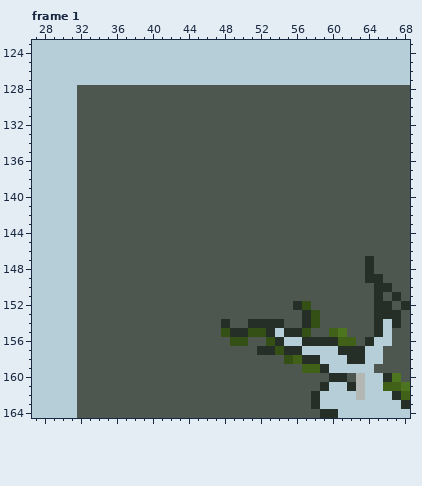
One commit to this pixel-art file: environments/dev/rainforest-meadow.aseprite. Above is the file before it was changed.
640x360 pixels, 8 frames. Shown: frame 1: x 27..68, y 123..164. The commit also changed other frames or places, which this record leaves out.
The result:
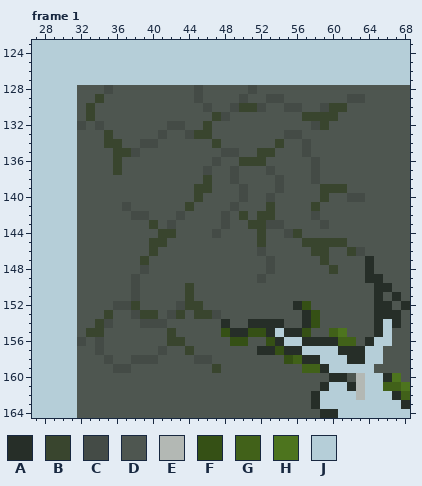
Palette (. is transparent): A #262e28  B #39452e  C #444b46  D #4e5650  E #b3b8b4  F #355015  G #416119  H #4d741e  J #b5ced8
Difference:
Frame 1, layers "moss Copy", "rocky tileset":
The edit turns colour D into colour B in row 129 at x 34; in row 130 at x 33, 50 to 51 and 60 to 61; in row 131 at x 33, 47 and 57 to 60; in row 132 at x 46 and 59; in row 133 at x 35 and 45 to 46; in row 134 at x 35 to 36, 47 and 54.
The edit turns colour D into colour B in row 135 at x 36 to 37 and 52 to 53; in row 136 at x 36 and 50 to 52; in row 137 at x 36; in row 138 at x 46; in row 139 at x 45 to 46 and 59 to 61; in row 140 at x 45 and 59.
The edit turns colour D into colour B in row 141 at x 44, 53 and 58; in row 142 at x 50 and 52 to 53; in row 143 at x 40 and 51 to 52; in row 144 at x 41 to 42, 52 and 56; in row 145 at x 40 to 41, 52 and 57 to 61; in row 146 at x 40, 58 to 59 and 62.
The edit turns colour D into colour B in row 147 at x 39 and 59; in row 148 at x 60; in rows 150 to 151 at x 44; in row 152 at x 38 and 44 to 45; in row 153 at x 35, 39 to 40, 43 and 45 to 46; in row 154 at x 34.
The edit turns colour D into colour B in row 155 at x 33 to 34 and 42; in row 156 at x 42 to 43; in row 157 at x 44; in row 159 at x 47.
The edit turns colour D into colour C in row 128 at x 35, 45 and 51; in row 129 at x 45, 50, 53 to 54 and 62 to 63; in row 130 at x 46, 49, 52, 55 to 56 and 59; in row 131 at x 48; in row 132 at x 32, 34, 42 to 43 and 58; in row 133 at x 41, 44 and 55 to 56.
The edit turns colour D into colour C in row 134 at x 39 to 40 and 57; in row 135 at x 38, 48 to 49 and 57; in row 136 at x 47 and 58; in row 137 at x 46, 49, 53 and 58; in row 138 at x 49, 54 and 58; in row 139 at x 50 and 54.
The edit turns colour D into colour C in row 140 at x 50, 53 and 62 to 63; in row 141 at x 37 and 49; in row 142 at x 38 to 39, 43, 48 and 58; in row 143 at x 42, 48, 53 to 54 and 59; in row 144 at x 47 and 55; in row 146 at x 52 and 63.
The edit turns colour D into colour C in row 147 at x 53; in row 148 at x 39 and 53; in row 149 at x 38 and 52; in rows 150 to 151 at x 38; in row 152 at x 36 to 37 and 43; in row 153 at x 38, 42 and 47.
The edit turns colour D into colour C in row 154 at x 35 and 39 to 41; in row 156 at x 32 and 34; in row 157 at x 34 and 41; in row 158 at x 35, 38 to 40 and 45 to 46; in row 159 at x 36 to 37.
Boxes around the changes in both pictures, in picture pixels (x1, y1, x2, y2):
changed: (77, 85, 365, 373)
